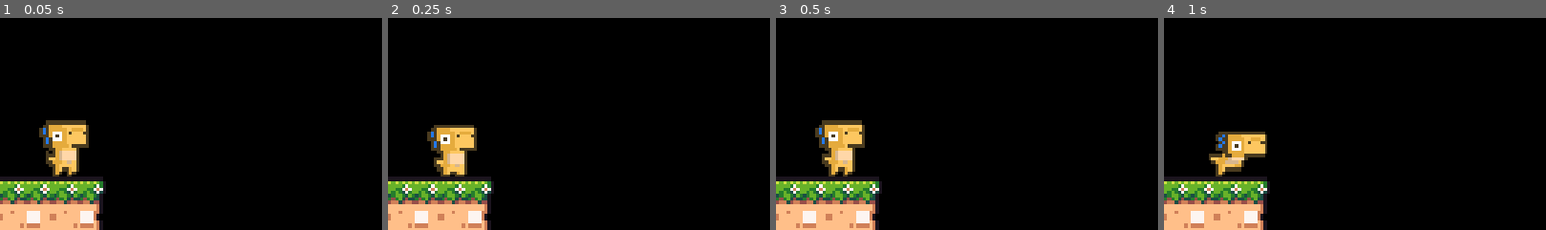
Above: before the commit, frames 1-4 (left to right).
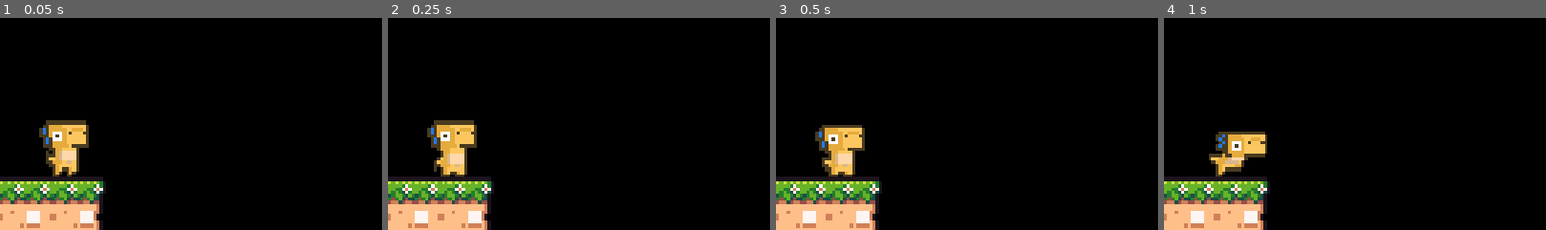
Above: after the commit, the same moments.

Repository: Aperaine/Desktop-Dino
Game: Godot game, scene res://game.tscn
Two runs of this game, one before a commit and one after it. Both use one fixed random seed, a clock stepped at 60 frames per second and the inputs below. The engine's default icon, where the game draws it, is replaced by a stand-in: a white triangle on a blue panel in a dark square.
Inputs (mouse positions are % of the whole screen's width and height, from its top left):
- Up to frame 1 (0.05 s): no input
- Up to frame 2 (0.25 s): no input
- Up to frame 3 (0.5 s): no input
- Up to frame 4 (1 s): tap Enter (ui_accept) at 0.5 s; move the mouse to (72, 44) at 0.52 s; hold Down (crouch) from 0.53 s (still down); click (72, 44) at 0.77 s
The pictures show only the part of the screen within x 0-50%, y 50-100%; the shares and areas given below are measured in that part.

Frame 1 is identical in both runs. In frame 2, 1.0% of the frame differs, in the area x 10-24%, y 48-73%; in frame 3, 1.4%, in the area x 10-24%, y 48-75%; in frame 4, nothing differs.

Commit message:
Slowed down idle animation

Diff:
--- a/desktopDino/scenes/dino.tscn
+++ b/desktopDino/scenes/dino.tscn
@@ -174,8 +174,8 @@
 
 [sub_resource type="Animation" id="Animation_ybb2o"]
 resource_name = "Idle"
-length = 0.4
-loop_mode = 2
+length = 0.8
+loop_mode = 1
 step = 0.1
 tracks/0/type = "value"
 tracks/0/imported = false
@@ -184,7 +184,7 @@
 tracks/0/interp = 0
 tracks/0/loop_wrap = true
 tracks/0/keys = {
-"times": PackedFloat32Array(0, 0.1, 0.2, 0.3),
+"times": PackedFloat32Array(0, 0.2, 0.4, 0.6),
 "transitions": PackedFloat32Array(1, 1, 1, 1),
 "update": 1,
 "values": [Rect2(4, 4, 15, 18), Rect2(28, 4, 15, 18), Rect2(52, 5, 15, 16), Rect2(76, 4, 15, 18)]
Not shown, changed: Exports/DesktopDino-linux.zip
Not shown, changed: Exports/DesktopDino-mac.dmg
Not shown, changed: Exports/DesktopDino-win.zip
